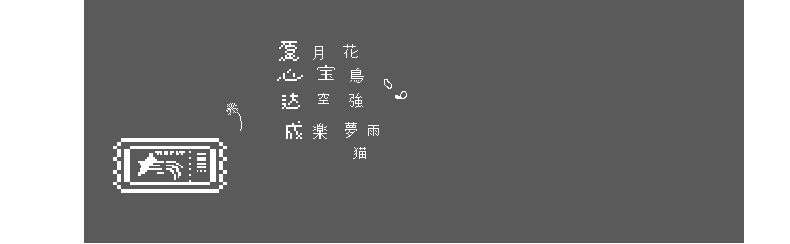
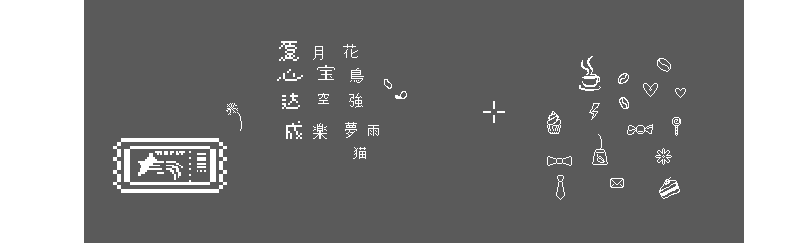
Two versions of the same layered image (790×244). Layer-by-layer changes:
added layer "_cur2" above "15" over [483, 101, 505, 123]
added layer "15" (1st of 2) above "14" over [659, 177, 680, 199]
added layer "14" (1st of 2) above "13" over [610, 178, 624, 188]
added layer "13" (1st of 2) above "12" over [556, 175, 565, 200]
added layer "12" (1st of 2) above "11" over [547, 156, 572, 166]
added layer "11" (1st of 2) above "10" over [547, 111, 561, 134]
added layer "10" (1st of 2) above "9" over [657, 58, 671, 72]
added layer "9" (1st of 2) above "8" over [655, 148, 672, 165]
added layer "8" (1st of 2) above "7" over [675, 88, 686, 98]
added layer "7" (1st of 2) above "6" over [672, 117, 681, 136]
added layer "6" (1st of 2) above "5" over [592, 134, 608, 165]
added layer "5" (1st of 2) above "4" over [627, 124, 653, 135]
added layer "4" (1st of 2) above "3" over [589, 103, 600, 120]
added layer "3" (1st of 3) above "2" over [643, 83, 658, 97]
added layer "2" (1st of 3) above "1" over [619, 97, 629, 109]
added layer "1" (1st of 3) above "0" over [618, 73, 629, 84]
renamed "Слой 23" to "0", painted on it over [579, 56, 601, 91]
